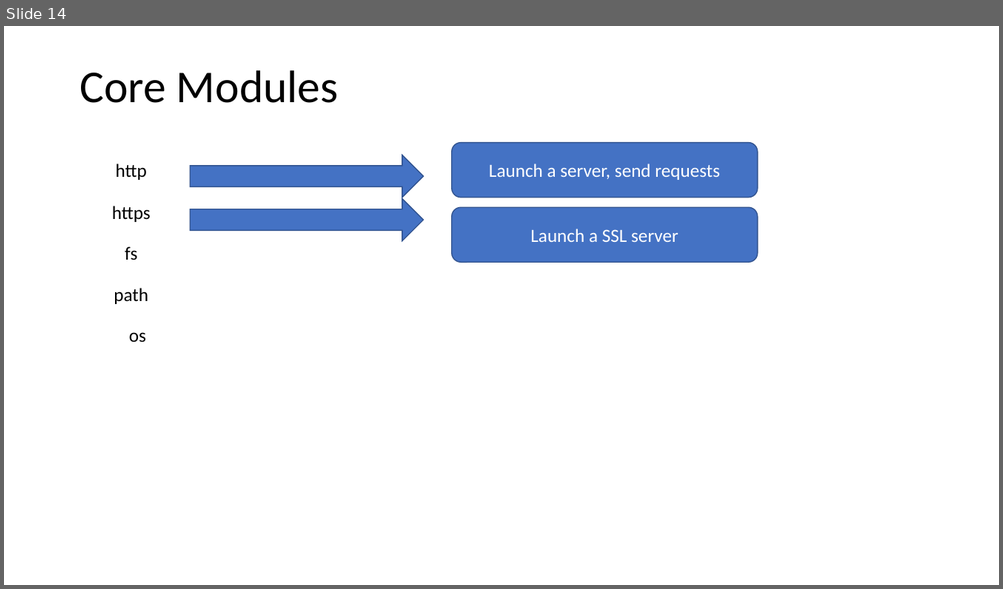
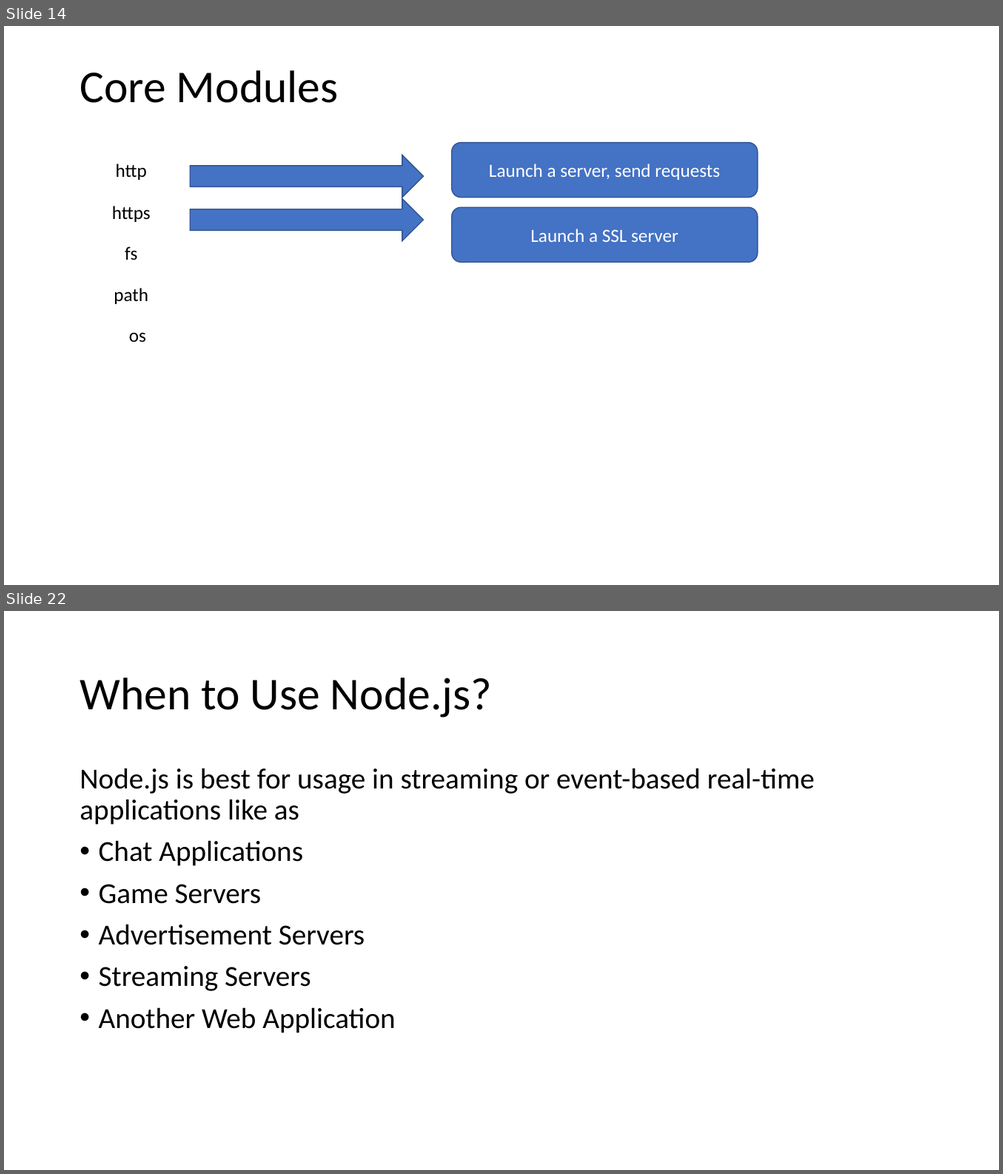
Before and after one commit to PiyushChaturvedii/batch03, a slide deck: What is Node.pptx. Shown one above the other, each under a label of ours: slide 14 before the commit, slides 14 and 22 after it; the slides between them are not shown. The pictures are 1003x589 and 1003x1174 pixels, drawn with LibreOffice and Linux fonts; fonts in the diff are those of the drawing. Boxes give left, top, right and bottom in pixels: in the first picture for what was removed or moved away, otherwise in the second. Text is boxed around its words. In the diff, an @@ line names an element or a change of style, - is before the commit and + after.

```diff
--- a/What is Node.pptx
+++ b/What is Node.pptx
@@ slide 22 added at [4, 611, 999, 1170], background #FFFFFF @@
@@ title added at [79, 678, 492, 718], 44 pt, text #000000 @@
+When to Use Node.js?
@@ text added at [79, 768, 814, 1034], 28 pt, text #000000 @@
+Node.js is best for usage in streaming or event-based real-time applications like as
+• Chat Applications
+• Game Servers
+• Advertisement Servers
+• Streaming Servers
+• Another Web Application
```
Also in this commit, not shown: 8 other slides added, 10 other files.
